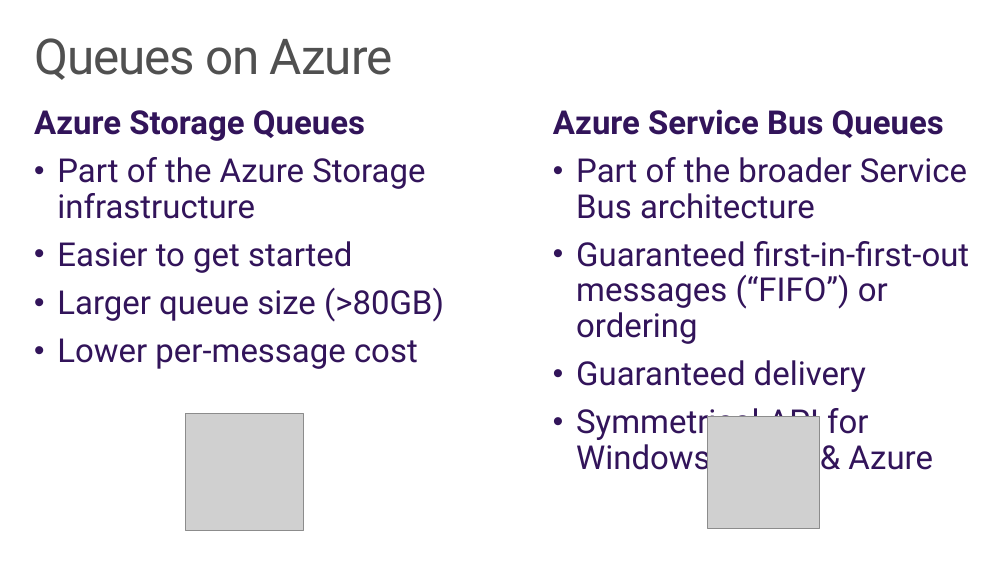
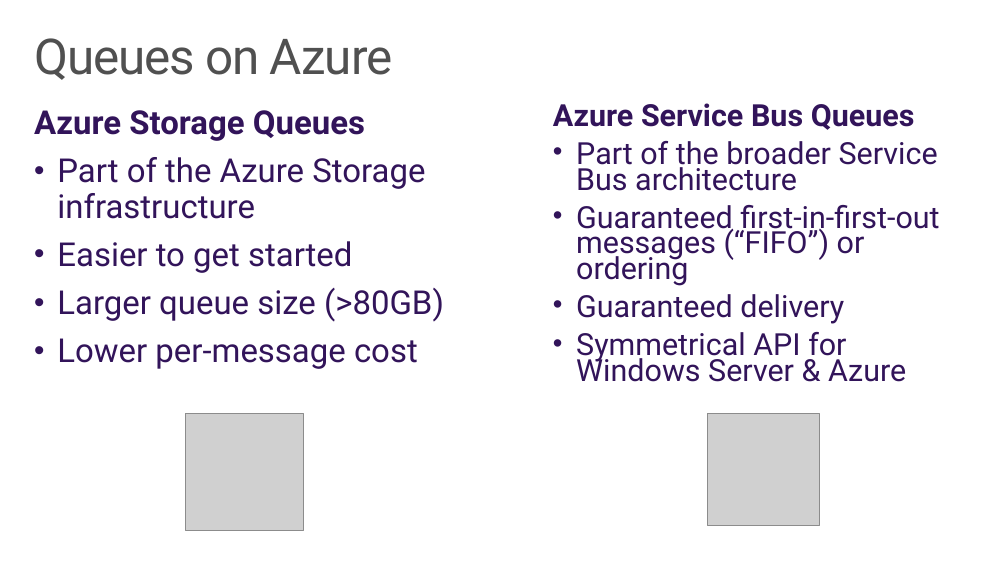
Before and after one commit to wely/DevCamp, a slide deck: slide 44 of Presentation/Module02-ModernCloudApps.pptx (slide 45 before the commit). Drawn at 1008x567 pixels with LibreOffice and Linux fonts; fonts in the diff are those of the drawing; grey boxes stand for pictures; background and template pictures are left out. Boxes give left, top, right and bottom in pixels: in the first picture for what was removed or moved away, otherwise in the second. Text is boxed around its words. In the diff, an @@ line names an element or a change of style, - is before the commit and + after.

```diff
--- a/Presentation/Module02-ModernCloudApps.pptx
+++ b/Presentation/Module02-ModernCloudApps.pptx
@@ text "Azure Service Bus Queues" at (x1=553, y1=103, x2=939, y2=382): size 32 to 29.6 pt; line spacing 0.9 to 0.7 @@
```
Also in this commit, not shown: 6 other slides changed, 1 slide removed.
